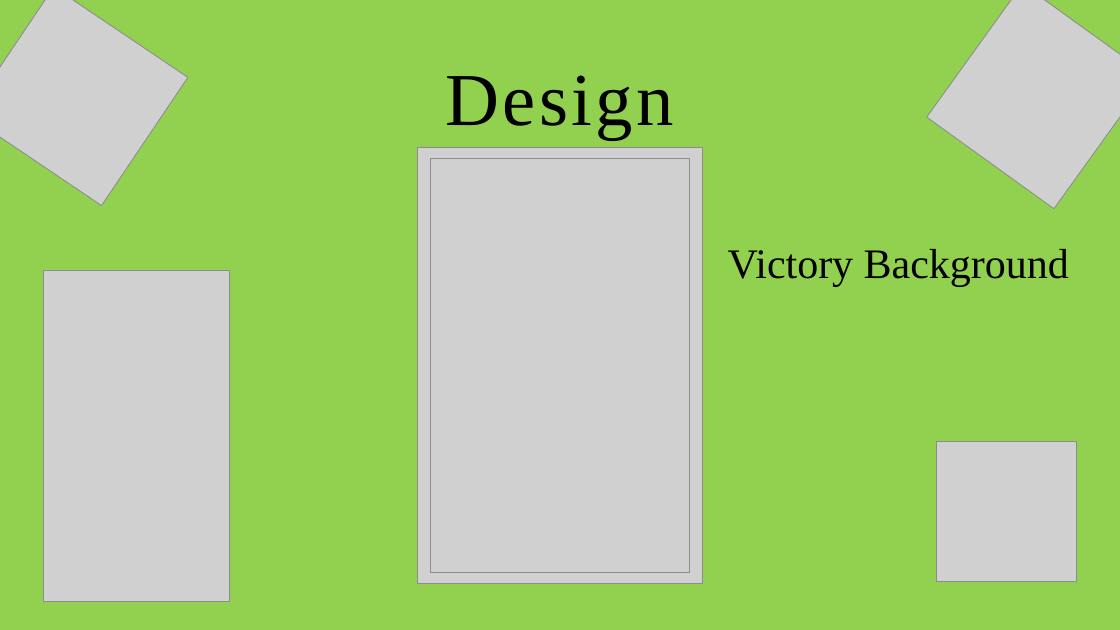
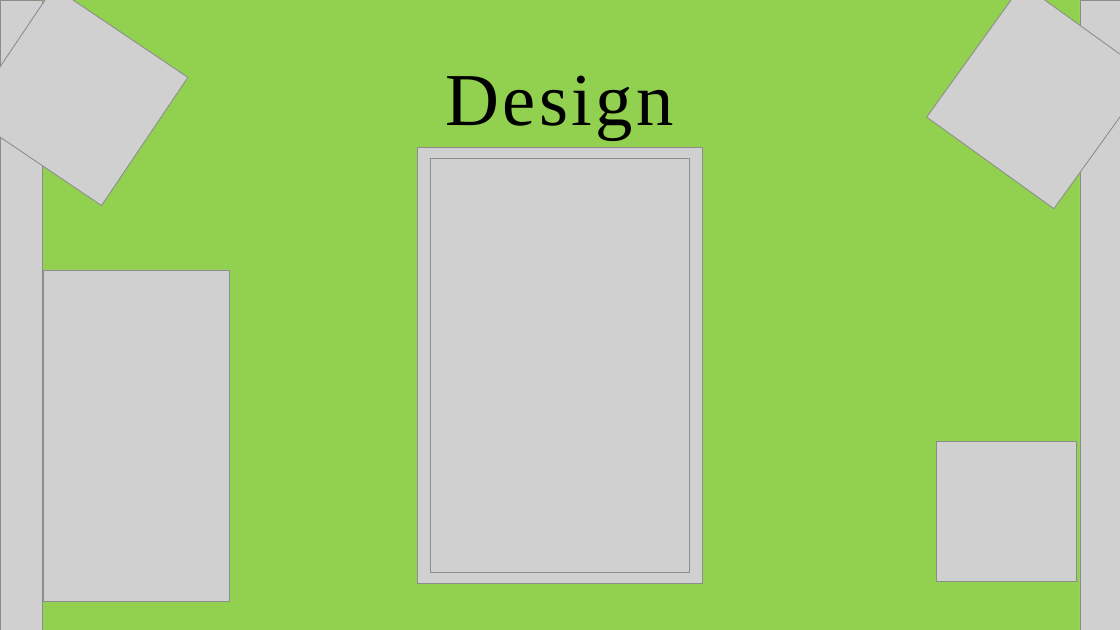
Before and after one commit to UoSGroupProjects1718/mgp-l4-5-group-2, a slide deck: slide 5 of Documents/Presentations/PresentationBeta.pptx (slide 4 before the commit). Drawn at 1120x630 pixels with LibreOffice and Linux fonts; fonts in the diff are those of the drawing; grey boxes stand for pictures. Boxes give left, top, right and bottom in pixels: in the first picture for what was removed or moved away, otherwise in the second. Text is boxed around its words. In the diff, an @@ line names an element or a change of style, - is before the commit and + after.

```diff
--- a/Documents/Presentations/PresentationBeta.pptx
+++ b/Documents/Presentations/PresentationBeta.pptx
@@ picture added at [0,0,43,630] @@
@@ picture added at [1081,0,1120,630] @@
@@ table at [0,238,1082,334] @@
-row 1, column 2: Victory Background
+row 1, column 2: 
```
Also in this commit, not shown: 2 other slides changed, 1 slide added, 1 other file.
